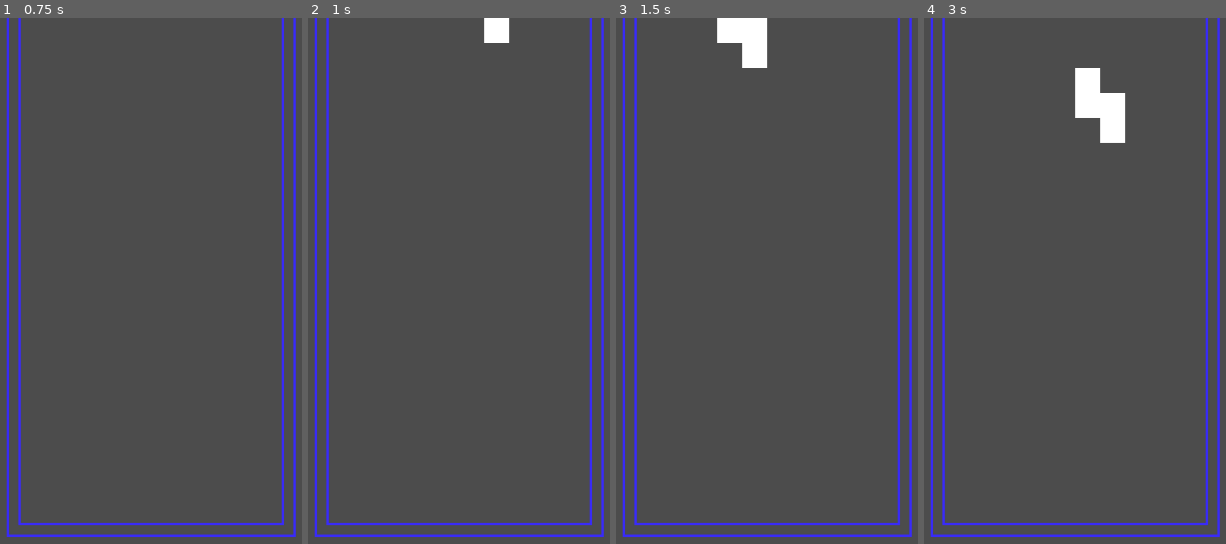
Above: before the commit, frames 1-4 (left to right).
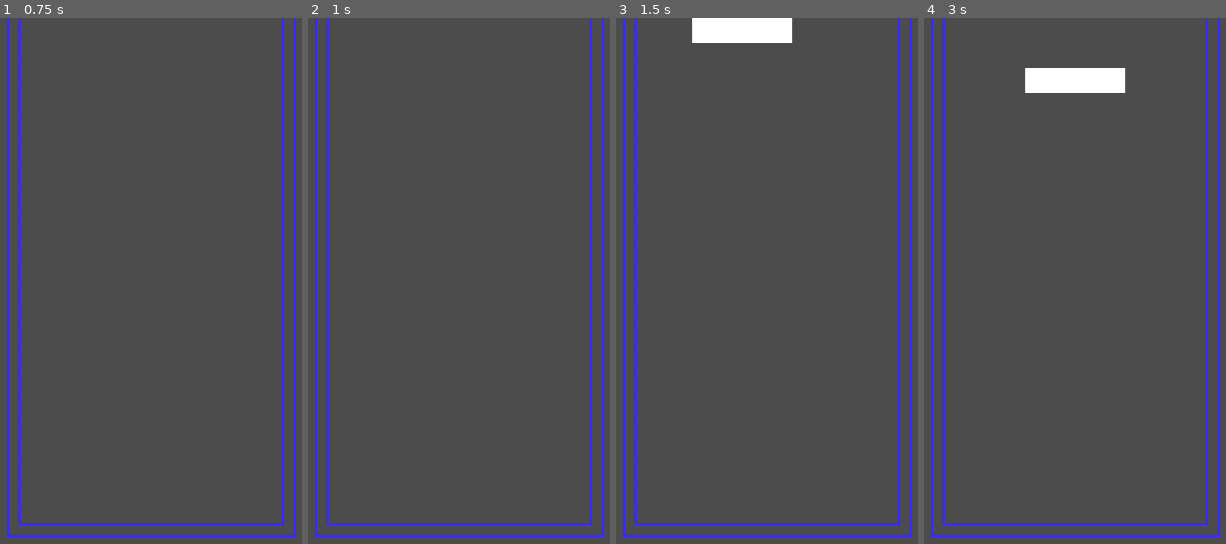
Above: after the commit, the same moments.

Repository: ImUrX/methris
Game: Godot game, scene res://Node2D.tscn
The game is run twice, just before and just after one commit, with the same random seed, the same clock (stepped at 60 frames per second) and the same inputs. The project has no main scene, so this scene is started directly.
Inputs:
- Up to frame 1 (0.75 s): tap Enter at 0.5 s; hold Right (right) from 0.53 s (still down); tap Space (flip) at 0.6 s
- Up to frame 2 (1 s): keep holding Right (right)
- Up to frame 3 (1.5 s): tap Space (flip) at 1.25, 1.35 s; release Right (right) at 1.28 s; hold A (left) from 1.28 s (still down)
- Up to frame 4 (3 s): release A (left) at 2.03 s; hold Right (right) from 2.03 s (still down); tap Space (flip) at 2.1, 2.85 s; tap Enter at 2.75 s

Frame 1 is identical in both runs. In frame 2, 0.4% of the frame differs, in the area x 58-67%, y 0-5%; in frame 3, 1.2%; in frame 4, 2.4%, in the area x 33-67%, y 9-24%.

Commit message:
Z bloque

Diff:
--- a/TileMap.gd
+++ b/TileMap.gd
@@ -3,7 +3,7 @@
 
 const xMax = [10,19]
 const yMax = [0,19]
-var blocks = [load("res://blocks/Stick.gd"), load("res://blocks/J.gd"), load("res://blocks/S.gd")]
+var blocks = [load("res://blocks/Stick.gd"), load("res://blocks/J.gd"), load("res://blocks/S.gd"), load("res://blocks/Z.gd")]
 
 # Declare member variables here. Examples:
 var time = 0
--- /dev/null
+++ b/blocks/Z.gd
@@ -0,0 +1,16 @@
+extends "res://blocks/Block.gd"
+
+func _init():
+	size = 3
+	matrix[0][1] = true
+	matrix[1][1] = true # |
+	matrix[1][2] = true # |
+	matrix[2][2] = true # |_
+
+# Called when the node enters the scene tree for the first time.
+#func _ready():
+#	pass # Replace with function body.
+
+# Called every frame. 'delta' is the elapsed time since the previous frame.
+#func _process(delta):
+#	pass
